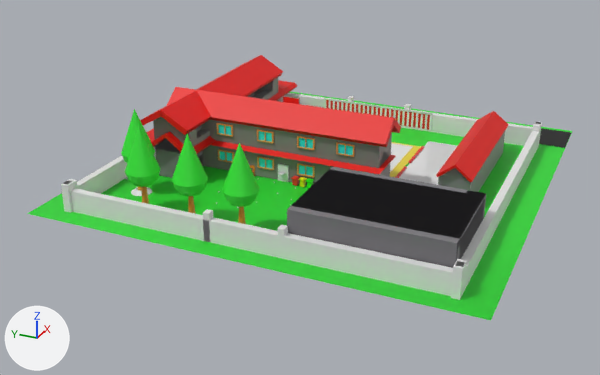
Before and after pictures for a commit that changed the glTF model lomba.glb.
Camera for both pictures: a camera (50 mm lens) standing at (-80.0, -33.7, 37.8) and looking at (-1.8, 1.5, -1.3). The axes (+X, +Y, +Z) are drawn at lower left. The lights are the same throughout. Where no turn or scale is listed for an object, it has been applied to the vertices.

The scene before the commit, as lines of its bpy script (objects in view):
```python
ob_cube_016 = bpy.data.objects.new('Cube.016', me_cube_037)
ob_cube_016.location = (-19.04, -12.74, 1.15)
ob_cube_036 = bpy.data.objects.new('Cube.036', me_cube_025)
ob_cube_036.location = (6.36, -16.07, 1.61)
ob_cube_059 = bpy.data.objects.new('Cube.059', me_cube_082)
ob_cube_059.location = (3.63, -11.42, 0.02)
ob_cube_062 = bpy.data.objects.new('Cube.062', me_cube_046)
ob_cube_062.location = (-3.93, 2.79, 1.06)
ob_cube_062.rotation_euler = (0.0, 0.0, 3.142)  # degrees (0, 0, 180)
ob_cube_062.scale = (-0.325, -0.325, -0.0444)
ob_gedung_1 = bpy.data.objects.new('gedung 1', me_cube_001)
ob_gedung_1.location = (-1.81, 4.08, 1.75)
ob_gedung_1_001 = bpy.data.objects.new('gedung 1.001', me_cube_088)
ob_gedung_1_001.location = (-1.81, 4.08, 4.94)
ob_gedung_2 = bpy.data.objects.new('gedung 2', me_cube)
ob_gedung_2.location = (3.18, 14.72, 1.75)
ob_gedung_2_001 = bpy.data.objects.new('gedung 2.001', me_cube_087)
ob_gedung_2_001.location = (3.18, 14.72, 4.94)
# also in view: 'Cube.054' at (-0.4, -20.9, 1.5); 'Cube.015' at (18.6, -12.7, 1.5); 'Cube.017' at (-19.0, 11.5, 1.5); 'atap.003' at (5.0, 5.4, 3.8); 'Cube.002' at (2.1, -0.6, 0.0)
```
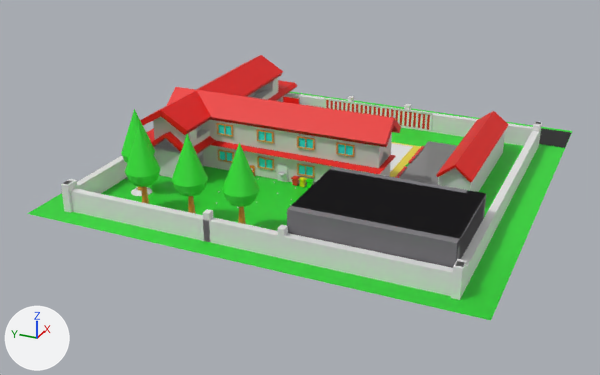
The change, as a diff of the scene's bpy script:
```diff
--- a/lomba.glb.py
+++ b/lomba.glb.py
@@ mat_material @@
 mat_material = principled_material('Material')
-mat_material.base_color = (0.2, 0.202, 0.2)  # grey #7c7c7c
+mat_material.base_color = (0.698, 0.706, 0.7)  # light grey #dadbda
@@ mat_material_003 @@
 mat_material_003 = principled_material('Material.003')
-mat_material_003.base_color = (0.223, 0.217, 0.208)  # grey #82807e
+mat_material_003.base_color = (0.699, 0.679, 0.65)  # light grey #dad7d3
@@ mat_material_104 @@
 mat_material_104 = principled_material('Material.104')
-mat_material_104.base_color = (0.248, 0.248, 0.248)  # grey #888888
+mat_material_104.base_color = (0.706, 0.706, 0.706)  # light grey #dbdbdb
@@ mat_material_071 @@
 mat_material_071 = principled_material('Material.071')
-mat_material_071.base_color = (0.806, 0.806, 0.806)  # white #e8e8e8
+mat_material_071.base_color = (0.245, 0.245, 0.245)  # grey #888888
@@ mat_material_114 @@
 mat_material_114 = principled_material('Material.114')
-mat_material_114.base_color = (0.2, 0.202, 0.2)  # grey #7c7c7c
+mat_material_114.base_color = (0.605, 0.613, 0.607)  # light grey #cccdcc
@@ mat_material_115 @@
 mat_material_115 = principled_material('Material.115')
-mat_material_115.base_color = (0.223, 0.217, 0.208)  # grey #82807e
+mat_material_115.base_color = (0.686, 0.665, 0.637)  # light grey #d8d5d1
@@ ob_cube_062 @@
-ob_cube_062 = bpy.data.objects.new('Cube.062', me_cube_046)
-ob_cube_062.location = (-3.93, 2.79, 1.06)
-ob_cube_062.rotation_euler = (0.0, 0.0, 3.142)  # degrees (0, 0, 180)
-ob_cube_062.scale = (-0.325, -0.325, -0.0444)
```

Boxes (x1, y1, x2, y2) around the edits, measured in the pictures (600 x 375 px):
'gedung 1.001', recoloured
    both: (201, 120, 392, 168)
'gedung 1', recoloured
    both: (203, 142, 390, 185)
'Cube.059', recoloured (white to grey)
    both: (399, 141, 457, 185)
'Cube.036', recoloured
    both: (438, 131, 505, 192)
'gedung 2.001', recoloured
    both: (153, 78, 279, 151)
'gedung 2', recoloured
    both: (155, 139, 203, 178)
'Cube.062', deleted
    before: (278, 164, 289, 182)
